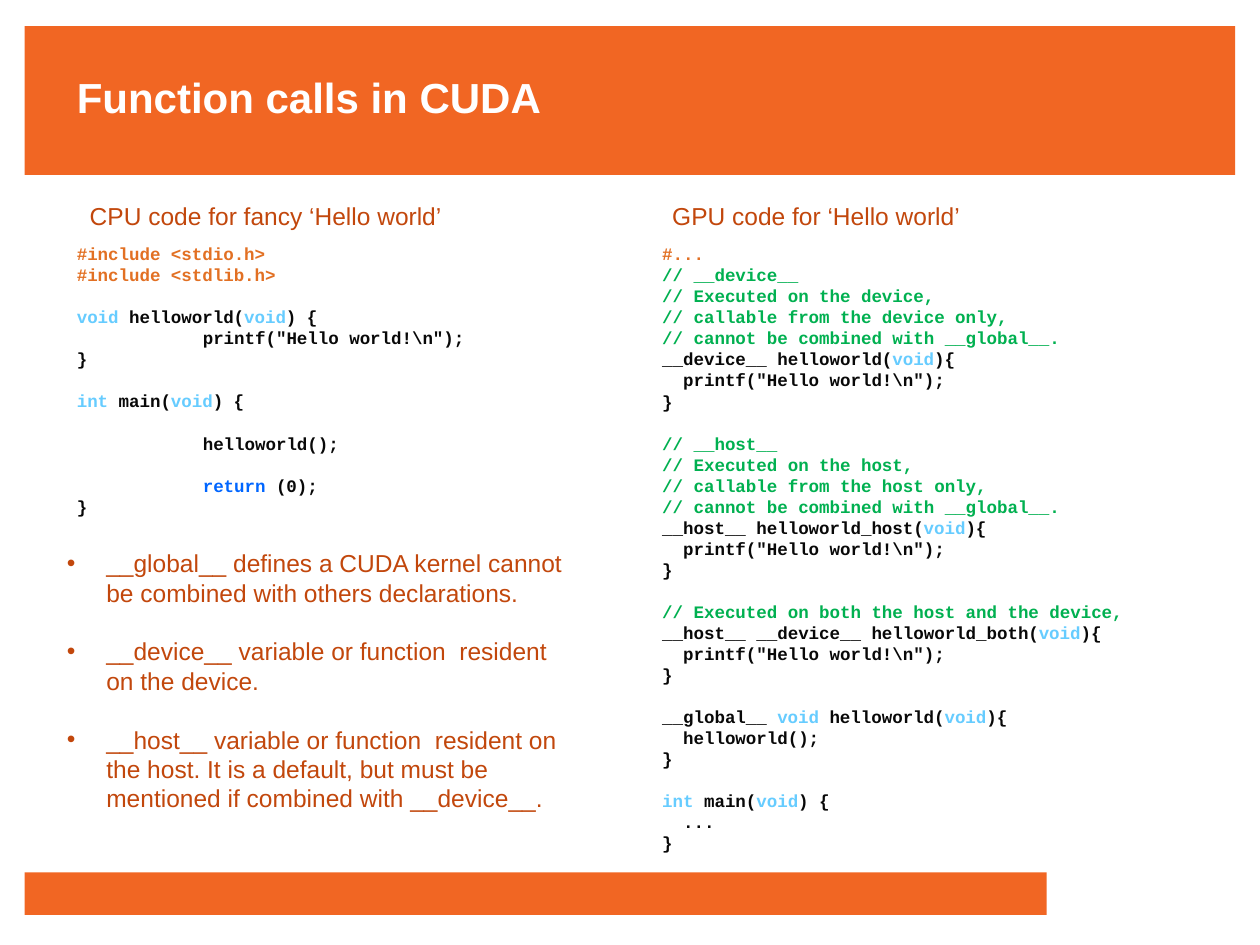
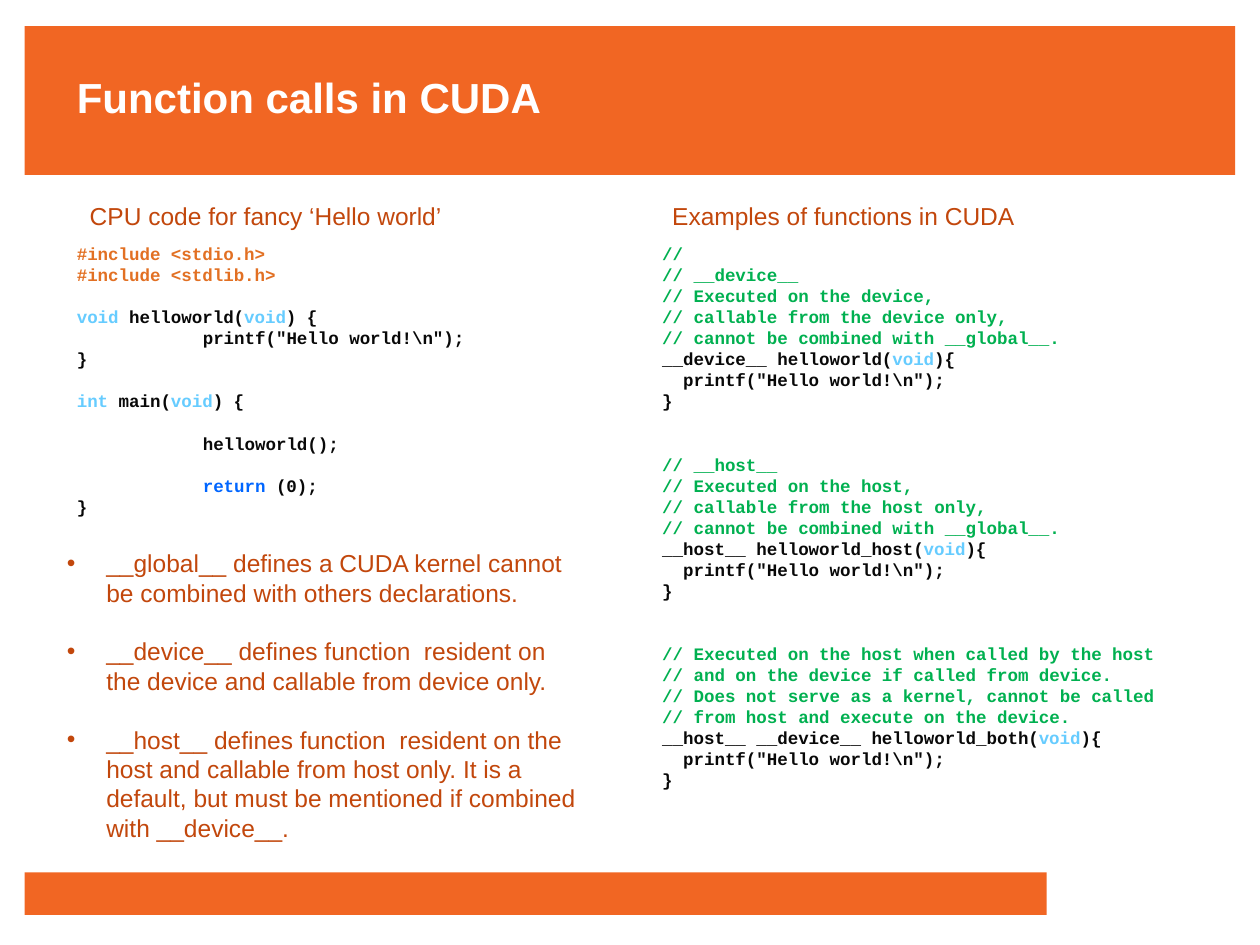
Before and after one commit to francisjudd/CWM-HPC, a slide deck: slide 14 of Lectures/pptx/7_Lecture_seven.pptx (slide 10 before the commit). Drawn at 1260x945 pixels with LibreOffice and Linux fonts; fonts in the diff are those of the drawing; background and template pictures are left out. Boxes give left, top, right and bottom in pixels: in the first picture for what was removed or moved away, otherwise in the second. Text is boxed around its words. In the diff, an @@ line names an element or a change of style, - is before the commit and + after.

```diff
--- a/Lectures/pptx/7_Lecture_seven.pptx
+++ b/Lectures/pptx/7_Lecture_seven.pptx
@@ text at [672, 207, 1014, 230]: text changed @@
-GPU code for ‘Hello world’
+Examples of functions in CUDA
@@ text at [662, 269, 1154, 769]: text changed; text colour #E27023 to #00B050 @@
-#...
+//
@@ text at [106, 642, 575, 842]: text changed @@
-• __device__ variable or function resident on the device.
-• __host__ variable or function resident on the host. It is a default, but must be mentioned if combined with __device__.
+• __device__ defines function resident on the device and callable from device only.
+• __host__ defines function resident on the host and callable from host only. It is a default, but must be mentioned if combined with __device__.
@@ text at [694, 648, 1154, 723]: text changed @@
-// Executed on both the host and the device,
+// Executed on the host when called by the host
+// and on the device if called from device.
+// Does not serve as a kernel, cannot be called
+// from host and execute on the device.
@@ text at [662, 711, 1008, 811]: paragraphs removed @@
-__global__ void helloworld(void){
-helloworld();
-}
-int main(void) {
-...
-}
```
Also in this commit, not shown: 10 other slides changed, 6 slides added, 12 other files.
